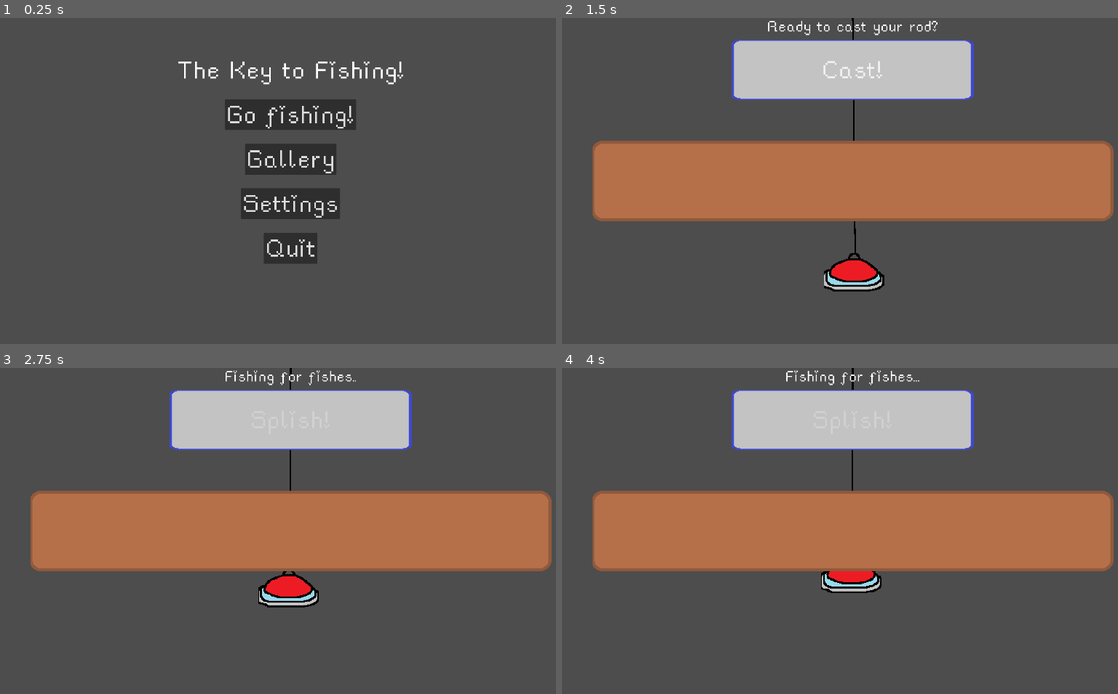
Above: before the commit, frames 1-4 (two rows, left to right).
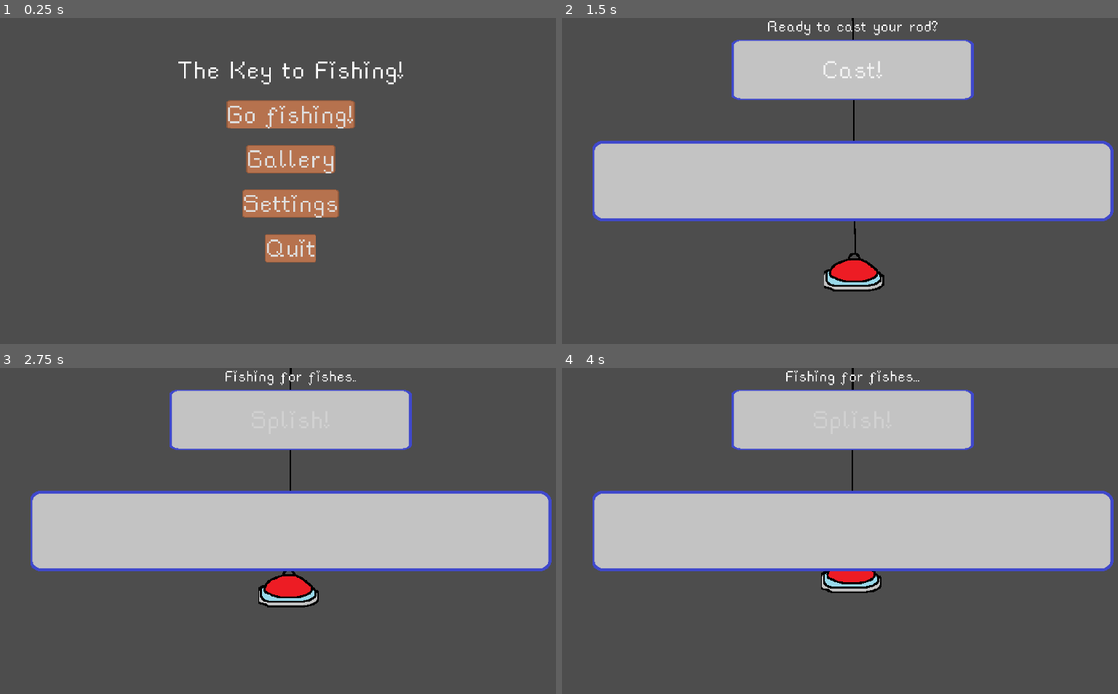
Above: after the commit, the same moments.

Repository: flowerFawn/the-key-to-fishing
Game: Godot game, scene res://scenes/main_menu.tscn
Two runs of this game, one before a commit and one after it. Both use one fixed random seed, a clock stepped at 60 frames per second and the inputs below.
Inputs:
- Up to frame 1 (0.25 s): no input
- Up to frame 2 (1.5 s): click "Go fishing!" at 0.5 s; click "Medium" at 1.25 s
- Up to frame 3 (2.75 s): click "Cast!" at 2 s
- Up to frame 4 (4 s): tap Enter at 3.5 s

The runs differ from the first frame. In frame 1, 5.7% of the frame differs, in the area x 40-65%, y 24-76%; in frame 2, 23%, in the area x 5-100%, y 37-63%; in frame 3, 23%; in frame 4, 23%.

Commit message:
added input boxes for each difficulty
main theme uses easy button theme now

Diff:
--- a/assets/themes/main_theme.tres
+++ b/assets/themes/main_theme.tres
@@ -1,10 +1,16 @@
-[gd_resource type="Theme" load_steps=2 format=3 uid="uid://qjmal2ehrfr1"]
+[gd_resource type="Theme" load_steps=3 format=3 uid="uid://qjmal2ehrfr1"]
 
+[ext_resource type="StyleBox" uid="uid://dfiupufx3ympg" path="res://assets/themes/easy_button.tres" id="1_6lcdk"]
 [ext_resource type="FontFile" uid="uid://ci6t1x1pubjhm" path="res://assets/rainyhearts.ttf" id="1_nb1hy"]
 
 [resource]
 default_font = ExtResource("1_nb1hy")
 Button/font_sizes/font_size = 100
+Button/styles/disabled = ExtResource("1_6lcdk")
+Button/styles/focus = ExtResource("1_6lcdk")
+Button/styles/hover = ExtResource("1_6lcdk")
+Button/styles/normal = ExtResource("1_6lcdk")
+Button/styles/pressed = ExtResource("1_6lcdk")
 GridContainer/constants/v_separation = 200
 Label/font_sizes/font_size = 60
 LineEdit/font_sizes/font_size = 150
--- a/scenes/difficulty_select.tscn
+++ b/scenes/difficulty_select.tscn
@@ -1,7 +1,7 @@
 [gd_scene load_steps=3 format=3 uid="uid://88gyqbanxx7e"]
 
 [ext_resource type="Script" path="res://scripts/difficulty_select.gd" id="1_e1sd6"]
-[ext_resource type="Theme" uid="uid://b38hgryrud55i" path="res://assets/themes/easy_theme.tres" id="2_8sdug"]
+[ext_resource type="Theme" uid="uid://qjmal2ehrfr1" path="res://assets/themes/main_theme.tres" id="2_qiw2s"]
 
 [node name="Node2D" type="Node2D"]
 script = ExtResource("1_e1sd6")
@@ -15,7 +15,7 @@
 anchor_bottom = 1.0
 grow_horizontal = 2
 grow_vertical = 2
-theme = ExtResource("2_8sdug")
+theme = ExtResource("2_qiw2s")
 metadata/_edit_use_anchors_ = true
 
 [node name="Easy" type="Button" parent="CanvasLayer/Control"]
--- a/scenes/typing_scene.tscn
+++ b/scenes/typing_scene.tscn
@@ -128,7 +128,7 @@
 bbcode_enabled = true
 script = ExtResource("4_54bab")
 
-[node name="Icon" type="Sprite2D" parent="CanvasLayer/Control"]
+[node name="VisualInputBox" type="Sprite2D" parent="CanvasLayer/Control"]
 z_index = 1
 position = Vector2(961, 540)
 scale = Vector2(2, 2)
--- a/scripts/typing_scene.gd
+++ b/scripts/typing_scene.gd
@@ -13,6 +13,7 @@
 var total_length: int = 0
 func _ready() -> void:
 	$CanvasLayer/Control.theme = load("res://assets/themes/%s_theme.tres" % Game.difficulty)
+	$CanvasLayer/Control/VisualInputBox.texture = load("res://assets/ui/%s_inputbox.png" % Game.difficulty)
 	var difficulty_times = {"easy":4, "medium":5, "hard":6}
 	$TimeLeft.wait_time = difficulty_times[Game.difficulty]
 	#picks a fish so that it can be used in the view and to determine amount of pulls
Binary file added: assets/ui/hard_inputbox.png
Not shown, added: assets/ui/hard_inputbox.png.import
Binary file added: assets/ui/medium_inputbox.png
Not shown, added: assets/ui/medium_inputbox.png.import
Not shown, added: assets/ui/hard_inputbox.png~
Not shown, added: assets/ui/medium_inputbox.png~
